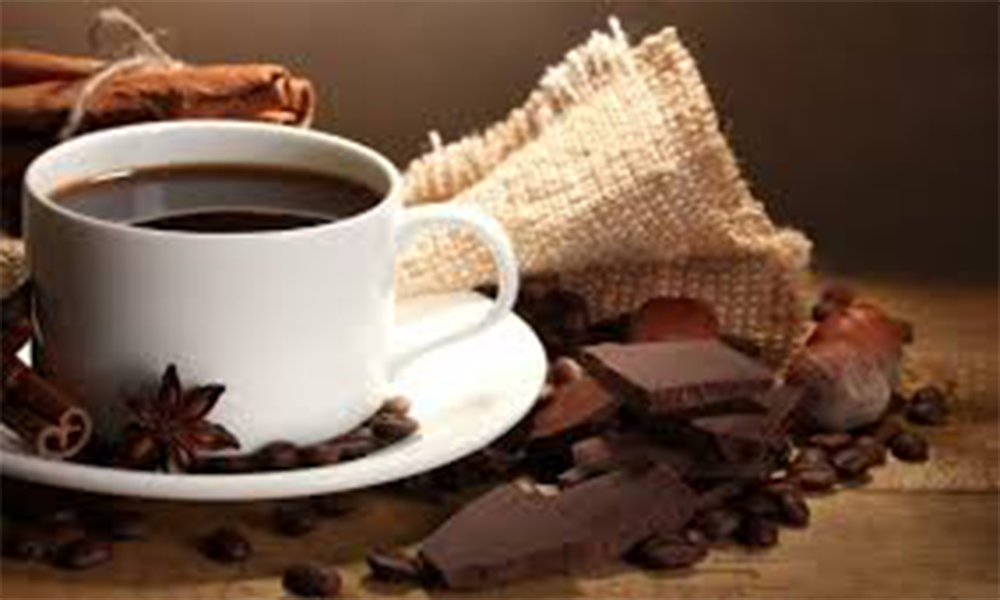
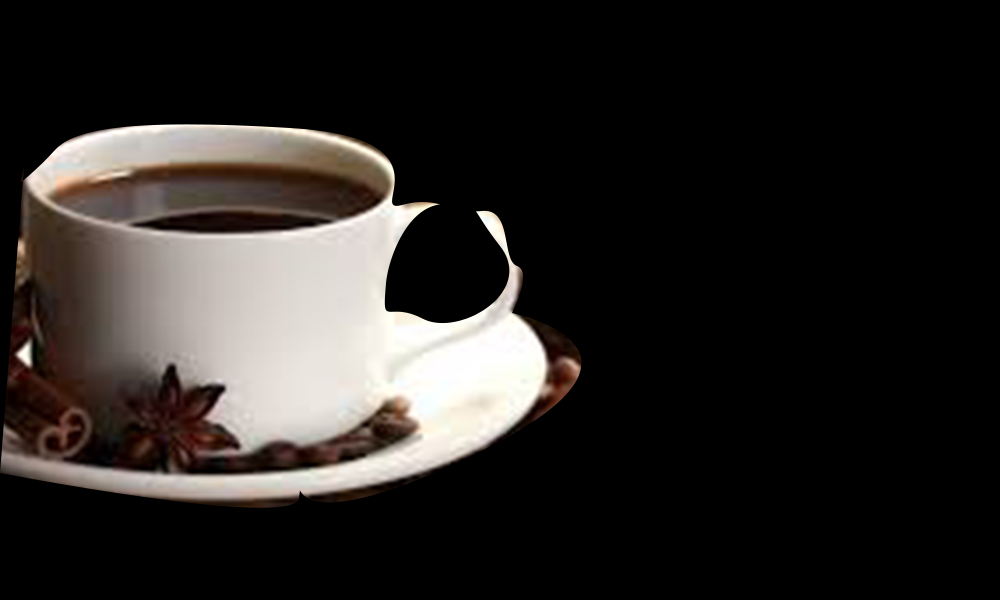
Layered file, before and after one edit (1000x600). Changes by layer:
removed layer "images" over box(0, 0, 1000, 600)
added layer "Слой 0" above "Фигура 1" over box(0, 124, 582, 508)
renamed "Фон" to "Фигура 1", painted on it over box(0, 0, 1000, 600)
